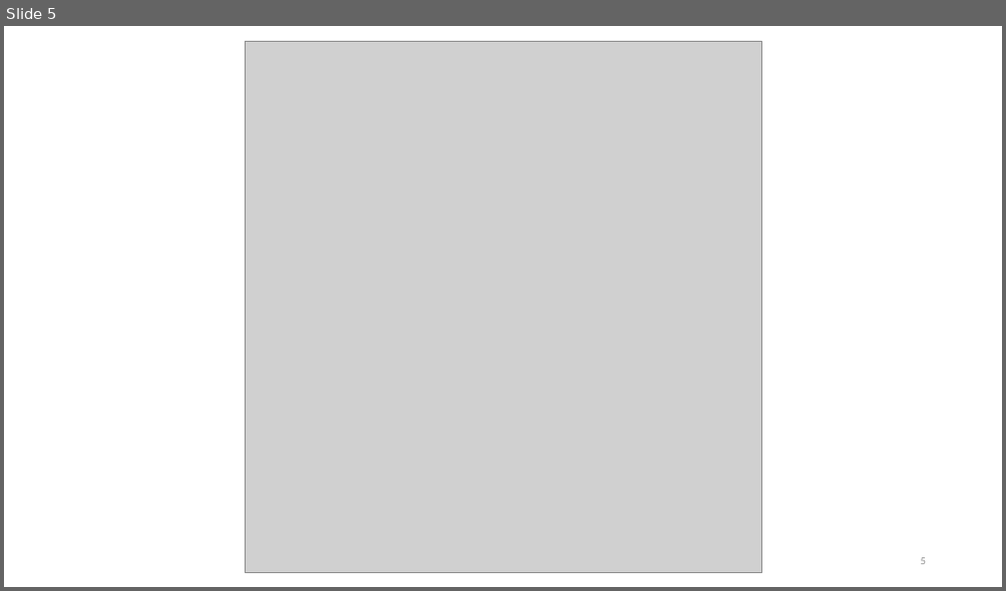
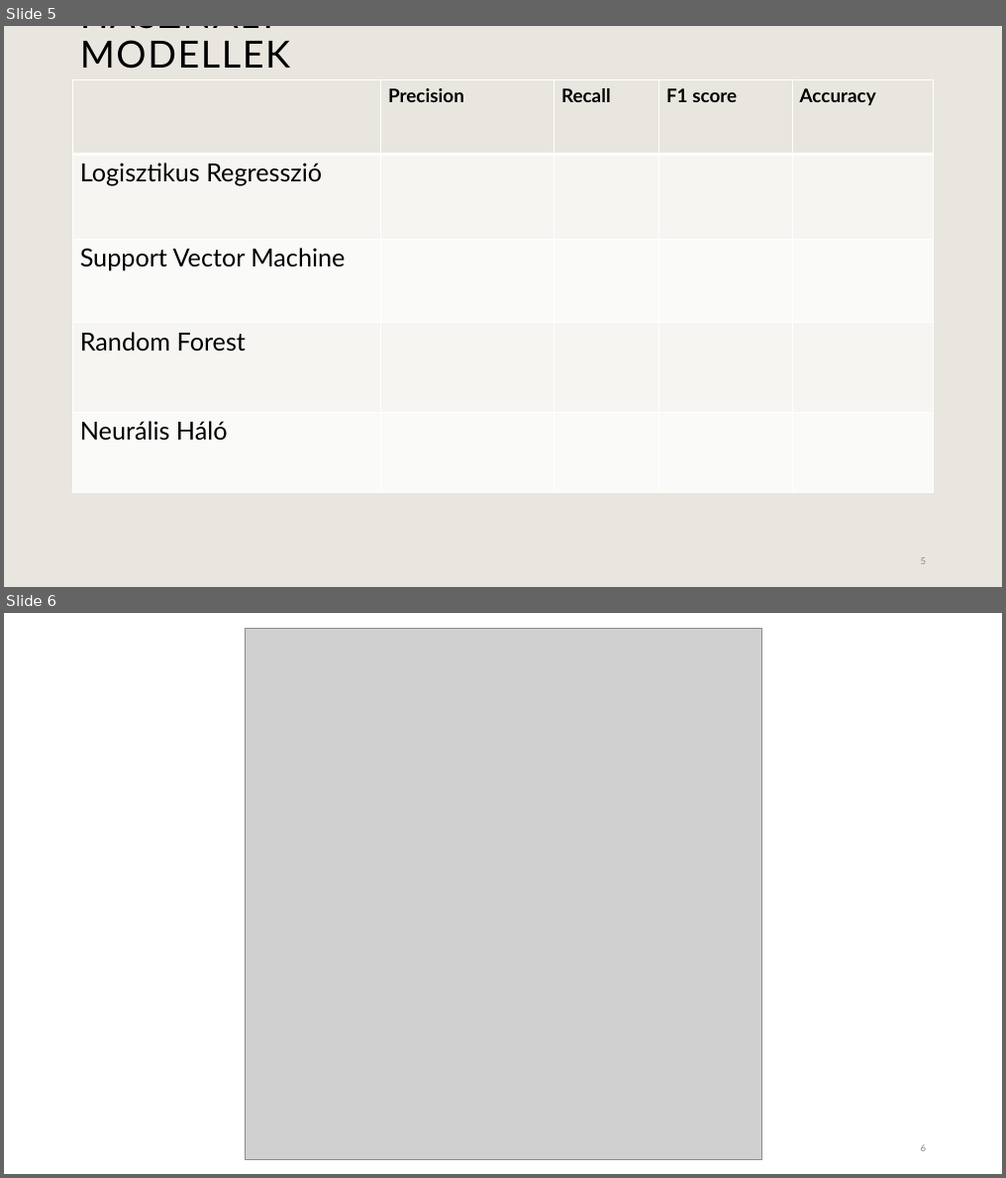
Before and after one commit to darabosmateOE/mushroom_classification, a slide deck: shrooms.pptx. Shown one above the other, each under a label of ours: slide 5 before the commit, slides 5 and 6 after it. The pictures are 1006x591 and 1006x1178 pixels, drawn with LibreOffice and Linux fonts; fonts in the diff are those of the drawing; grey boxes stand for pictures. Boxes give left, top, right and bottom in pixels: in the first picture for what was removed or moved away, otherwise in the second. Text is boxed around its words. In the diff, an @@ line names an element or a change of style, - is before the commit and + after.

```diff
--- a/shrooms.pptx
+++ b/shrooms.pptx
@@ slide 5 added at <box>4,26,1002,587</box>, background #E9E6DF @@
@@ title added at <box>80,26,290,69</box>, 36 pt, text #000000 @@
+HASZNÁLT MODELLEK
@@ table added at <box>73,80,934,493</box>, 5 rows, 5 columns @@
+ | Precision | Recall | F1 score | Accuracy
+Logisztikus Regresszió |  |  |  | 
+Support Vector Machine |  |  |  | 
+Random Forest |  |  |  | 
+Neurális Háló |  |  |  | 
@@ page number added at <box>921,558,926,565</box>, 9 pt, text #8C8C8C @@
+5
@@ what was slide 5 is now slide 6 @@
@@ page number at <box>921,1145,926,1152</box>: text changed @@
-5
+6
```
Also in this commit, not shown: 1 slide changed, 3 other slides added, 4 slides removed.
